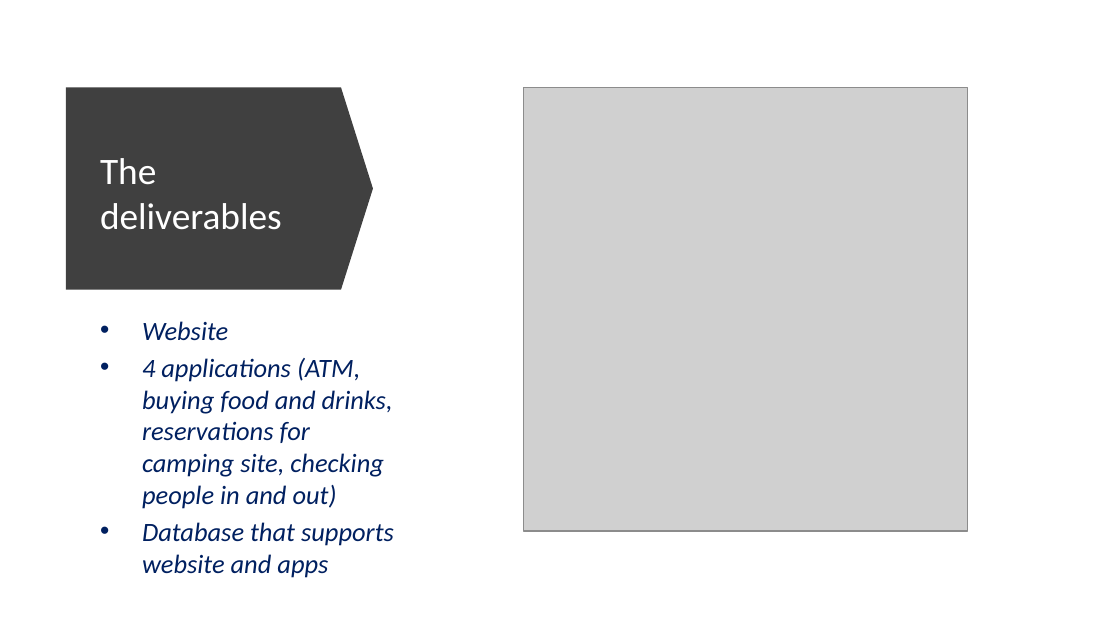
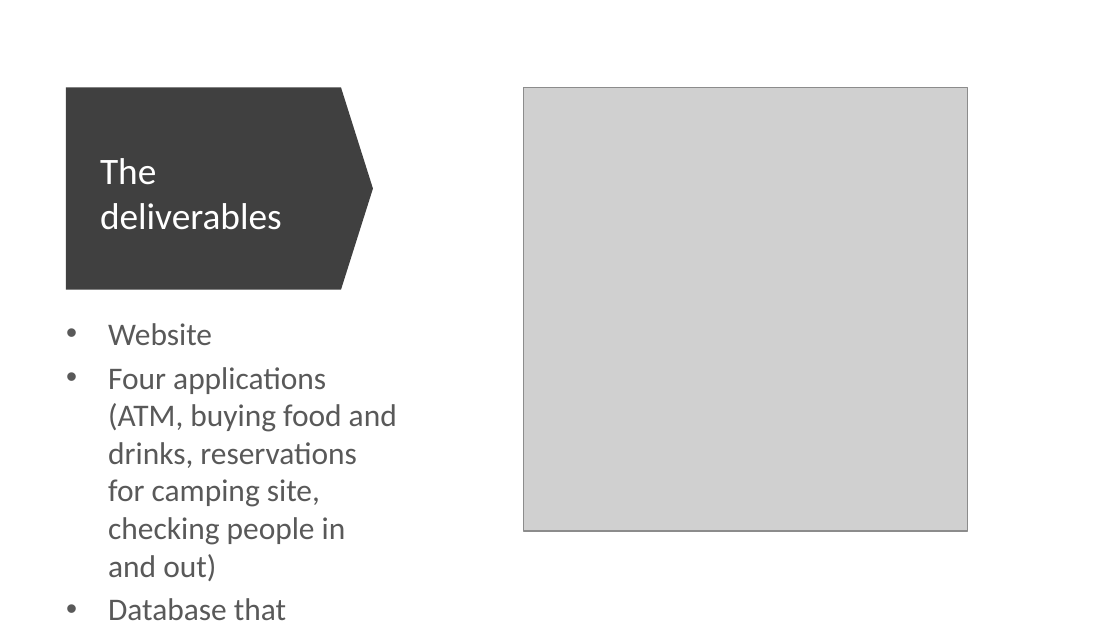
Before and after one commit to LaStefan/culturalfestivalproject, a slide deck: slide 5 of Presentation.pptx. Drawn at 1120x630 pixels with LibreOffice and Linux fonts; fonts in the diff are those of the drawing; grey boxes stand for pictures. Boxes give left, top, right and bottom in pixels: in the first picture for what was removed or moved away, otherwise in the second. Text is boxed around its words. In the diff, an @@ line names an element or a change of style, - is before the commit and + after.

```diff
--- a/Presentation.pptx
+++ b/Presentation.pptx
@@ text "Website": place and size @@
-text "Website" at (142,321,394,578)
+text "Website" at (108,323,397,620)
@@ text at (108,323,286,620): size 17 to 20.1 pt, text colour #002060 to #595959, italic off in "Website", "Database that supports website and apps" @@
@@ text at (108,367,397,581): text changed; size 17 to 20.1 pt; text colour #002060 to #595959; italic off @@
-• 4 applications (ATM, buying food and drinks, reservations for camping site, checking people in and out)
+• Four applications (ATM, buying food and drinks, reservations for camping site, checking people in and out)
```
Also in this commit, not shown: 2 other slides changed.
